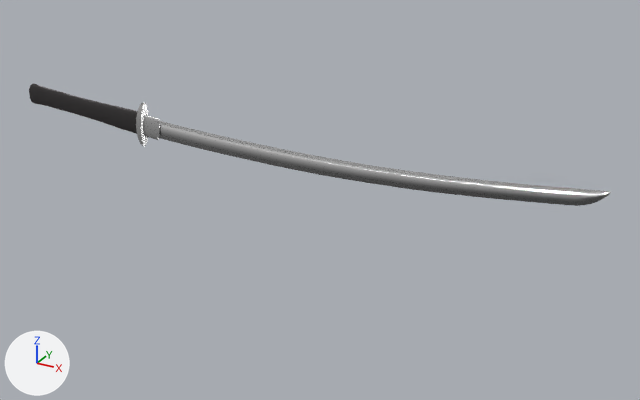
Two versions of the Blender file Assets/Interactables/Weapons/Katana/Katana.blend, one commit apart.
Camera for both pictures: a 50 mm camera at (3.62, -5.67, 3.47) aimed at (0.34, 0.29, 0.49). The lights are fixed; the arrows at lower left show +X, +Y and +Z.

The scene before the commit, as lines of its bpy script (objects in view):
```python
me_cube_001 = bpy.data.meshes.new('Cube.001')
me_cube_001.from_pydata(...)  # 97 vertices, 64 faces; spans x -2.34..1.51, y -0.02..0.0, z -0.16..0.16
me_cube_001.polygons.foreach_set('use_smooth', [True] * 64)
me_cube_001.materials.append(mat_material_002)  # white #e7e7e7
me_cylinder = bpy.data.meshes.new('Cylinder')
me_cylinder.from_pydata(...)  # 182 vertices, 184 faces; spans x -2.09..1.98, y -1.09..1.07, z -5.23..1.83
me_cylinder.polygons.foreach_set('use_smooth', [True] * 184)
me_cylinder.materials.append(mat_material_003)  # white #e7e7e7
me_cylinder_001 = bpy.data.meshes.new('Cylinder.001')
me_cylinder_001.from_pydata(...)  # 822 vertices, 801 faces; spans x -1.0..1.0, y -1.0..1.0, z -37.2..1.1
me_cylinder_001.polygons.foreach_set('use_smooth', [True] * 801)
me_cylinder_001.materials.append(mat_material_001)  # black #423e3f
ob_cube = bpy.data.objects.new('Cube', me_cube_001)
ob_cube.location = (1.177, 0.096, 0.959)
_m = ob_cube.modifiers.new('Mirror', 'MIRROR')
_m.use_axis = (False, True, False)
ob_cylinder = bpy.data.objects.new('Cylinder', me_cylinder)
ob_cylinder.location = (-1.194, 0.095, 0.919)
ob_cylinder.rotation_euler = (0.0, 1.657, 0.0)  # degrees (0, 95, 0)
ob_cylinder.scale = (0.102, 0.0474, 0.0328)
ob_cylinder_001 = bpy.data.objects.new('Cylinder.001', me_cylinder_001)
ob_cylinder_001.location = (-1.394, 0.095, 0.941)
ob_cylinder_001.rotation_euler = (0.0, 1.644, 0.0)  # degrees (0, 94, 0)
ob_cylinder_001.scale = (0.109, 0.0234, 0.0341)
```
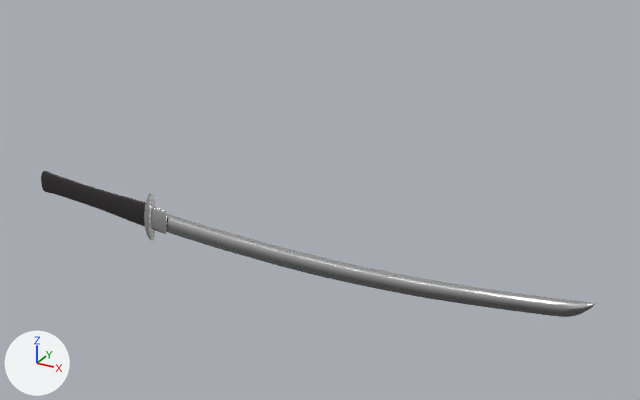
Edits to the scene script, one JSON object a line:
```json
{"op": "set", "path": "ob_cube.location", "old": "(1.177, 0.096, 0.959)", "new": "(1.177, 0.096, 0.067)"}
{"op": "set", "path": "ob_cube.scale", "old": "(1.0, 1.0, 1.0)", "new": "(1.0, 1.0, 1.18)"}
{"op": "set", "path": "ob_cylinder.location", "old": "(-1.194, 0.095, 0.919)", "new": "(-1.194, 0.095, 0.021)"}
{"op": "set", "path": "ob_cylinder.scale", "old": "(0.102, 0.0474, 0.0328)", "new": "(0.12, 0.0474, 0.0328)"}
{"op": "set", "path": "ob_cylinder_001.location", "old": "(-1.394, 0.095, 0.941)", "new": "(-1.394, 0.095, 0.047)"}
{"op": "set", "path": "ob_cylinder_001.scale", "old": "(0.109, 0.0234, 0.0341)", "new": "(0.128, 0.0234, 0.0342)"}
```

Pixel boxes (x1, y1, x2, y2) of what changed, in the pictures (640 x 400 px):
```json
{"object": "Cube", "change": "moved, rescaled", "before": [158, 121, 611, 206], "after": [166, 213, 596, 317], "on screen": "22% taller"}
{"object": "Cylinder.001", "change": "moved, rescaled", "before": [29, 83, 138, 134], "after": [41, 170, 146, 227], "on screen": "12% taller"}
{"object": "Cylinder", "change": "moved, rescaled", "before": [136, 102, 160, 146], "after": [144, 193, 167, 241], "on screen": "9% taller"}
```
